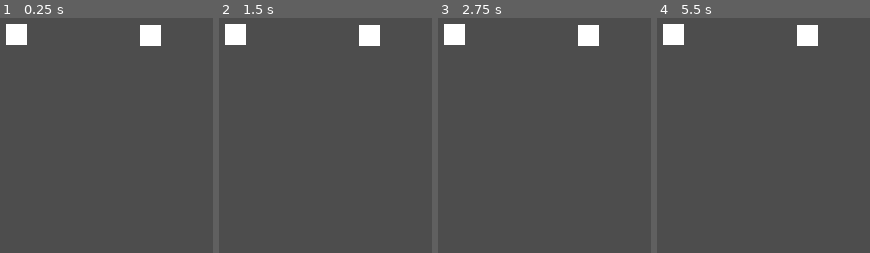
Above: before the commit, frames 1-4 (left to right).
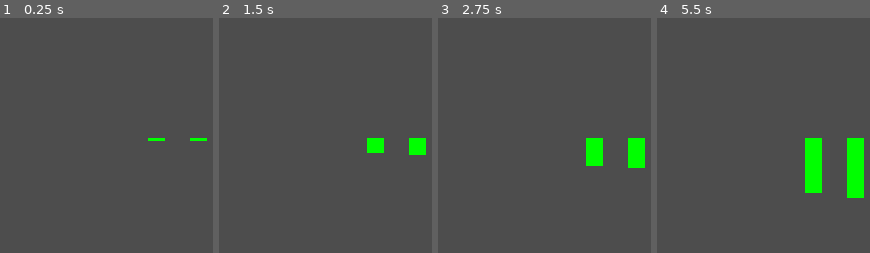
Above: after the commit, the same moments.

Repository: milksake/Slime
Game: Godot game, scene res://moco/moco.tscn
Two runs of this game, one before a commit and one after it. Both use one fixed random seed, a clock stepped at 60 frames per second and the inputs below.
Inputs (mouse positions are in pixels of both pictures, inside the frame that each line leads up to):
- Up to frame 1 (0.25 s): no input
- Up to frame 2 (1.5 s): move the mouse to (outside the picture) at 0.52 s; press the mouse at (outside the picture) at 0.53 s; hold Right (ui_right) 0.53-1.28 s; tap Enter at 1.25 s; move the mouse to (295, 198) at 1.27 s; release the mouse at (295, 198) at 1.28 s; hold Left (ui_left) from 1.28 s (still down); click (295, 198) at 1.35 s
- Up to frame 3 (2.75 s): move the mouse to (outside the picture) at 2.02 s; release Left (ui_left) at 2.03 s; press the mouse at (outside the picture) at 2.03 s; hold Right (ui_right) from 2.03 s (still down)
- Up to frame 4 (5.5 s): tap Space at 2.75 s; move the mouse to (outside the picture) at 2.77 s; release the mouse at (outside the picture) at 2.78 s; click (outside the picture) at 2.85 s; move the mouse to (outside the picture) at 3.52 s; release Right (ui_right) at 3.53 s; press the mouse at (outside the picture) at 3.53 s; hold Left (ui_left) from 3.53 s (still down); tap Enter at 4.25 s; move the mouse to (outside the picture) at 4.27 s; release the mouse at (outside the picture) at 4.28 s; click (outside the picture) at 4.35 s; move the mouse to (outside the picture) at 5.02 s; press the mouse at (outside the picture) at 5.03 s

The runs differ from the first frame. In frame 1, 2.0% of the frame differs, in the area x 2-98%, y 2-53%; in frame 2, 2.8%; in frame 3, 3.7%; in frame 4, 5.7%, in the area x 2-98%, y 2-77%.

Commit message:
añadido señal de game over

Diff:
--- a/moco/moco.gd
+++ b/moco/moco.gd
@@ -1,37 +1,60 @@
 extends Polygon2D
 
-signal moco_inhalation(vel_change)
+signal moco_vel(vel_change)
+signal game_over
 
-@export var MIN_VEL: int
-@export var MAX_VEL: int
-@export var MOCO_VEL: int
-@export var MIN_VEL_CHANGE: float
-@export var MAX_VEL_CHANGE: float
-var yvel = randi_range(MIN_VEL, MAX_VEL)
+const MIN_VEL: int = 20
+const MAX_VEL: int = 30
+const MOCO_VEL: int = 150
+const MIN_VEL_CHANGE: float = 0.2
+const MAX_VEL_CHANGE: float = 0.5
+var pos: Vector2
+var y_real_size: float
+var y_actual_size: float
+var yvel: int
 var other: String
+var game: bool = true
 
 # Called when the node enters the scene tree for the first time.
 func _ready():
+	position = get_window().size
+	print(position)
 	if name == "izq":
 		other = "der"
+		position.x -= 50
 	else:
 		other = "izq"
-	pass # Replace with function body.
+		position.x += 50
+
+	y_real_size = 50
+	pos = position
+	yvel = randi_range(MIN_VEL, MAX_VEL)
 
 # Called every frame. 'delta' is the elapsed time since the previous frame.
 func _process(delta: float):
 	if Input.is_action_just_pressed("limpiar_moco_"+name):
-		moco_inhalation.emit(sign(randf() - 0.5) * randf_range(MIN_VEL_CHANGE, MAX_VEL_CHANGE))
+		var vel = sign(randf() - 0.5) * randf_range(MIN_VEL_CHANGE, MAX_VEL_CHANGE)
+		moco_vel.emit(vel)
+		print("emitted ", vel)
 
 	if !Input.is_action_pressed("limpiar_moco_"+other) and \
 			Input.is_action_pressed("limpiar_moco_"+name):
-		position.y -= MOCO_VEL * delta
-		position.y = max(position.y, 0)
+		y_actual_size -= MOCO_VEL * delta
+		y_actual_size = max(y_actual_size, y_real_size)
 	else:
-		position.y += yvel * delta
+		y_actual_size += yvel * delta
 
+	scale.y = y_actual_size / y_real_size
+	position = pos
 	if Input.is_action_just_released("limpiar_moco_"+name):
+		moco_vel.emit(0)
+		print("emitted 0")
 		limpiar_moco()
+
+	if pos.y + y_actual_size > 1100 and game:
+		game_over.emit()
+		game = false
+		print("game over")
 
 func limpiar_moco():
 	yvel = randi_range(MIN_VEL, MAX_VEL)
--- a/moco/moco.tscn
+++ b/moco/moco.tscn
@@ -6,12 +6,12 @@
 
 [node name="izq" type="Polygon2D" parent="."]
 position = Vector2(408, 175)
-polygon = PackedVector2Array(0, 0, 50, 0, 50, 50, 0, 50)
+color = Color(0, 1, 0, 1)
+polygon = PackedVector2Array(0, 0, 40, 0, 40, 50, 0, 50)
 script = ExtResource("1_e8g7i")
 
 [node name="der" type="Polygon2D" parent="."]
 position = Vector2(730, 178)
-polygon = PackedVector2Array(0, 0, 50, 0, 50, 50, 0, 50)
+color = Color(0, 1, 0, 1)
+polygon = PackedVector2Array(0, 0, 40, 0, 40, 50, 0, 50)
 script = ExtResource("1_e8g7i")
-MIN_VEL_CHANGE = 0.2
-MAX_VEL_CHANGE = 0.5
